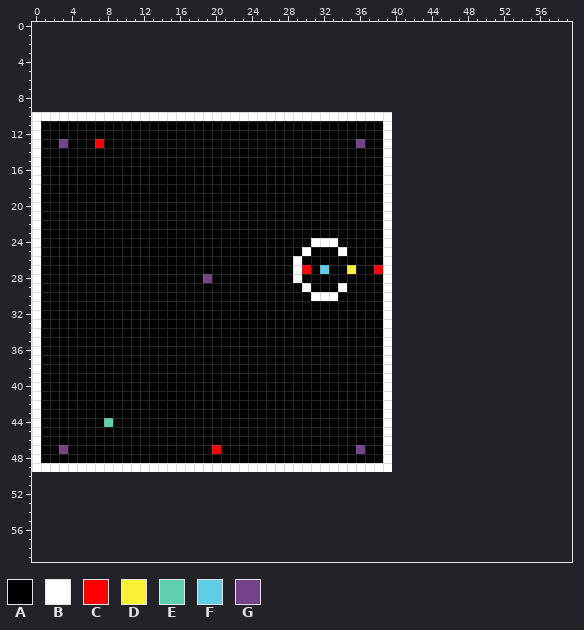
Pixel-art sprite -- ZeldaClone/res/level1.png. This is how it looked before the edit.
The file is 40x40 pixels. The old version is drawn lined up with the new one, on the new canvas.
Palette (. is transparent): A #000000  B #ffffff  C #ff0000  D #fbf236  E #60cfad  F #5fcde4  G #76428a
Pixels before (only the part around the change), first column x 0:
 0 ............................................................
 1 ............................................................
 2 ............................................................
 3 ............................................................
 4 ............................................................
 5 ............................................................
 6 ............................................................
 7 ............................................................
 8 ............................................................
 9 ............................................................
10 BBBBBBBBBBBBBBBBBBBBBBBBBBBBBBBBBBBBBBBB....................
11 BAAAAAAAAAAAAAAAAAAAAAAAAAAAAAAAAAAAAAAB....................
12 BAAAAAAAAAAAAAAAAAAAAAAAAAAAAAAAAAAAAAAB....................
13 BAAGAAACAAAAAAAAAAAAAAAAAAAAAAAAAAAAGAAB....................
14 BAAAAAAAAAAAAAAAAAAAAAAAAAAAAAAAAAAAAAAB....................
15 BAAAAAAAAAAAAAAAAAAAAAAAAAAAAAAAAAAAAAAB....................
16 BAAAAAAAAAAAAAAAAAAAAAAAAAAAAAAAAAAAAAAB....................
17 BAAAAAAAAAAAAAAAAAAAAAAAAAAAAAAAAAAAAAAB....................
18 BAAAAAAAAAAAAAAAAAAAAAAAAAAAAAAAAAAAAAAB....................
19 BAAAAAAAAAAAAAAAAAAAAAAAAAAAAAAAAAAAAAAB....................
20 BAAAAAAAAAAAAAAAAAAAAAAAAAAAAAAAAAAAAAAB....................
21 BAAAAAAAAAAAAAAAAAAAAAAAAAAAAAAAAAAAAAAB....................
22 BAAAAAAAAAAAAAAAAAAAAAAAAAAAAAAAAAAAAAAB....................
23 BAAAAAAAAAAAAAAAAAAAAAAAAAAAAAAAAAAAAAAB....................
24 BAAAAAAAAAAAAAAAAAAAAAAAAAAAAAABBBAAAAAB....................
25 BAAAAAAAAAAAAAAAAAAAAAAAAAAAAABAAABAAAAB....................
26 BAAAAAAAAAAAAAAAAAAAAAAAAAAAABAAAAAAAAAB....................
27 BAAAAAAAAAAAAAAAAAAAAAAAAAAAABCAFAADAACB....................
28 BAAAAAAAAAAAAAAAAAAGAAAAAAAAABAAAAAAAAAB....................
29 BAAAAAAAAAAAAAAAAAAAAAAAAAAAAABAAABAAAAB....................
30 BAAAAAAAAAAAAAAAAAAAAAAAAAAAAAABBBAAAAAB....................
31 BAAAAAAAAAAAAAAAAAAAAAAAAAAAAAAAAAAAAAAB....................
32 BAAAAAAAAAAAAAAAAAAAAAAAAAAAAAAAAAAAAAAB....................
33 BAAAAAAAAAAAAAAAAAAAAAAAAAAAAAAAAAAAAAAB....................
34 BAAAAAAAAAAAAAAAAAAAAAAAAAAAAAAAAAAAAAAB....................
35 BAAAAAAAAAAAAAAAAAAAAAAAAAAAAAAAAAAAAAAB....................
36 BAAAAAAAAAAAAAAAAAAAAAAAAAAAAAAAAAAAAAAB....................
37 BAAAAAAAAAAAAAAAAAAAAAAAAAAAAAAAAAAAAAAB....................
38 BAAAAAAAAAAAAAAAAAAAAAAAAAAAAAAAAAAAAAAB....................
39 BAAAAAAAAAAAAAAAAAAAAAAAAAAAAAAAAAAAAAAB....................
40 BAAAAAAAAAAAAAAAAAAAAAAAAAAAAAAAAAAAAAAB....................
41 BAAAAAAAAAAAAAAAAAAAAAAAAAAAAAAAAAAAAAAB....................
42 BAAAAAAAAAAAAAAAAAAAAAAAAAAAAAAAAAAAAAAB....................
43 BAAAAAAAAAAAAAAAAAAAAAAAAAAAAAAAAAAAAAAB....................
44 BAAAAAAAEAAAAAAAAAAAAAAAAAAAAAAAAAAAAAAB....................
45 BAAAAAAAAAAAAAAAAAAAAAAAAAAAAAAAAAAAAAAB....................
46 BAAAAAAAAAAAAAAAAAAAAAAAAAAAAAAAAAAAAAAB....................
47 BAAGAAAAAAAAAAAAAAAACAAAAAAAAAAAAAAAGAAB....................
48 BAAAAAAAAAAAAAAAAAAAAAAAAAAAAAAAAAAAAAAB....................
49 BBBBBBBBBBBBBBBBBBBBBBBBBBBBBBBBBBBBBBBB....................
50 ............................................................
51 ............................................................
52 ............................................................
53 ............................................................
54 ............................................................
55 ............................................................
56 ............................................................
57 ............................................................
58 ............................................................
59 ............................................................
After:
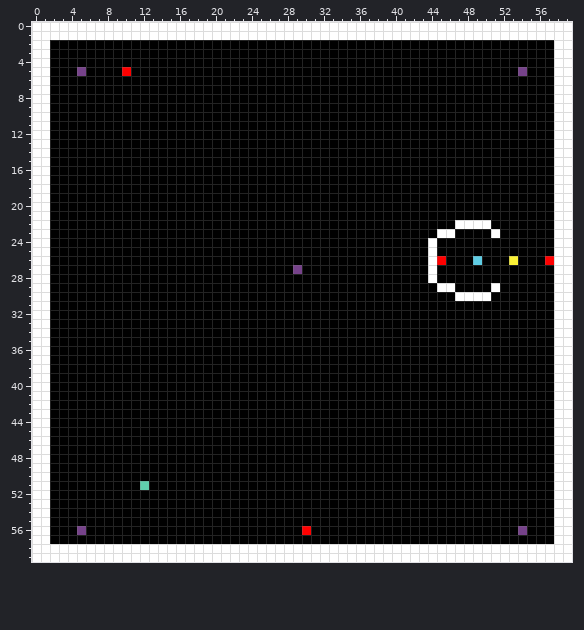
Changes in this commit:
canvas 40x40 -> 60x60, the old top-left corner now at 0,10
The author put colour A in rows 2 to 4 at x 2 to 57; in row 5 at x 2 to 4, 6 to 9, 11 to 53 and 55 to 57; in rows 6 to 9 at x 2 to 57; in rows 10 to 21 at x 40 to 57; in row 22 at x 40 to 46 and 51 to 57; in row 23 at x 40 to 44, 47 to 50 and 52 to 57.
The author put colour A in rows 24 to 25 at x 40 to 43 and 45 to 57; in row 26 at x 40 to 43, 46 to 48, 50 to 52 and 54 to 56; in rows 27 to 28 at x 40 to 43 and 45 to 57; in row 29 at x 40 to 44, 47 to 50 and 52 to 57; in row 30 at x 40 to 46 and 51 to 57; in rows 31 to 49 at x 40 to 57.
The author put colour A in row 50 at x 2 to 57; in row 51 at x 2 to 11 and 13 to 57; in rows 52 to 55 at x 2 to 57; in row 56 at x 2 to 4, 6 to 29, 31 to 53 and 55 to 57; in row 57 at x 2 to 57.
Colour B becomes colour A in row 10 at x 2 to 39; in rows 11 to 23 at x 39; in row 24 at x 31 to 33 and 39; in row 25 at x 30, 34 and 39; in row 26 at x 29 and 39; in row 27 at x 39.
Colour B becomes colour A in row 28 at x 29 and 39; in row 29 at x 30, 34 and 39; in row 30 at x 31 to 33 and 39; in rows 31 to 48 at x 39; in row 49 at x 2 to 39.
Colour C becomes colour A in row 13 at x 7; in row 27 at x 30 and 38; in row 47 at x 20.
Colour D becomes colour A in row 27 at x 35.
Colour E becomes colour A in row 44 at x 8.
Colour F becomes colour A in row 27 at x 32.
Colour G becomes colour A in row 13 at x 3 and 36; in row 28 at x 19; in row 47 at x 3 and 36.
The author put colour B in rows 0 to 1 at x 0 to 59; in rows 2 to 9 at x 0 to 1 and 58 to 59; in rows 10 to 21 at x 58 to 59; in row 22 at x 47 to 50 and 58 to 59; in row 23 at x 45 to 46, 51 and 58 to 59; in rows 24 to 28 at x 44 and 58 to 59.
The author put colour B in row 29 at x 45 to 46, 51 and 58 to 59; in row 30 at x 47 to 50 and 58 to 59; in rows 31 to 49 at x 58 to 59; in rows 50 to 57 at x 0 to 1 and 58 to 59; in rows 58 to 59 at x 0 to 59.
Colour A becomes colour B in rows 11 to 48 at x 1.
The author put colour C in row 5 at x 10; in row 26 at x 45 and 57; in row 56 at x 30.
The author put colour D in row 26 at x 53.
The author put colour E in row 51 at x 12.
The author put colour F in row 26 at x 49.
The author put colour G in row 5 at x 5 and 54; in row 56 at x 5 and 54.
Colour B becomes colour G in row 27 at x 29.
Where, in picture pixels (left, top, right, bottom), the same in both pictures:
changed: (32, 22, 572, 562)
